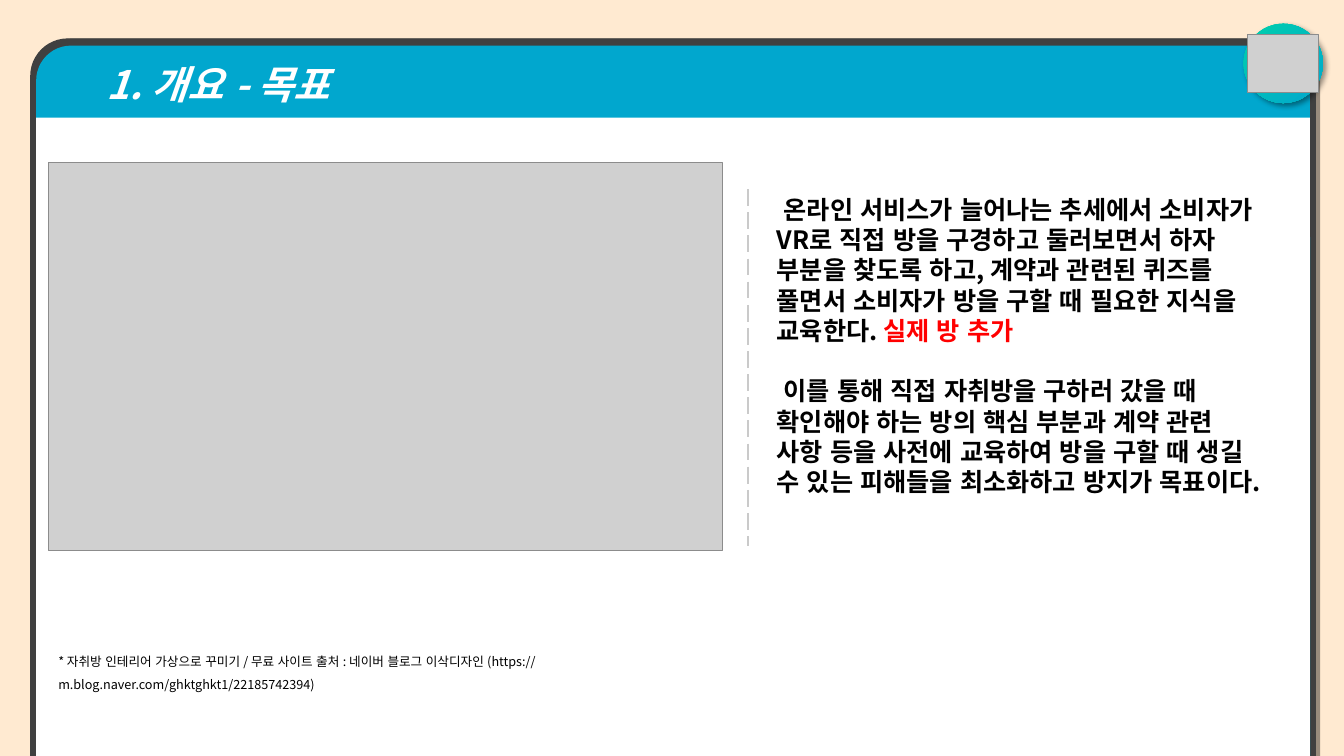
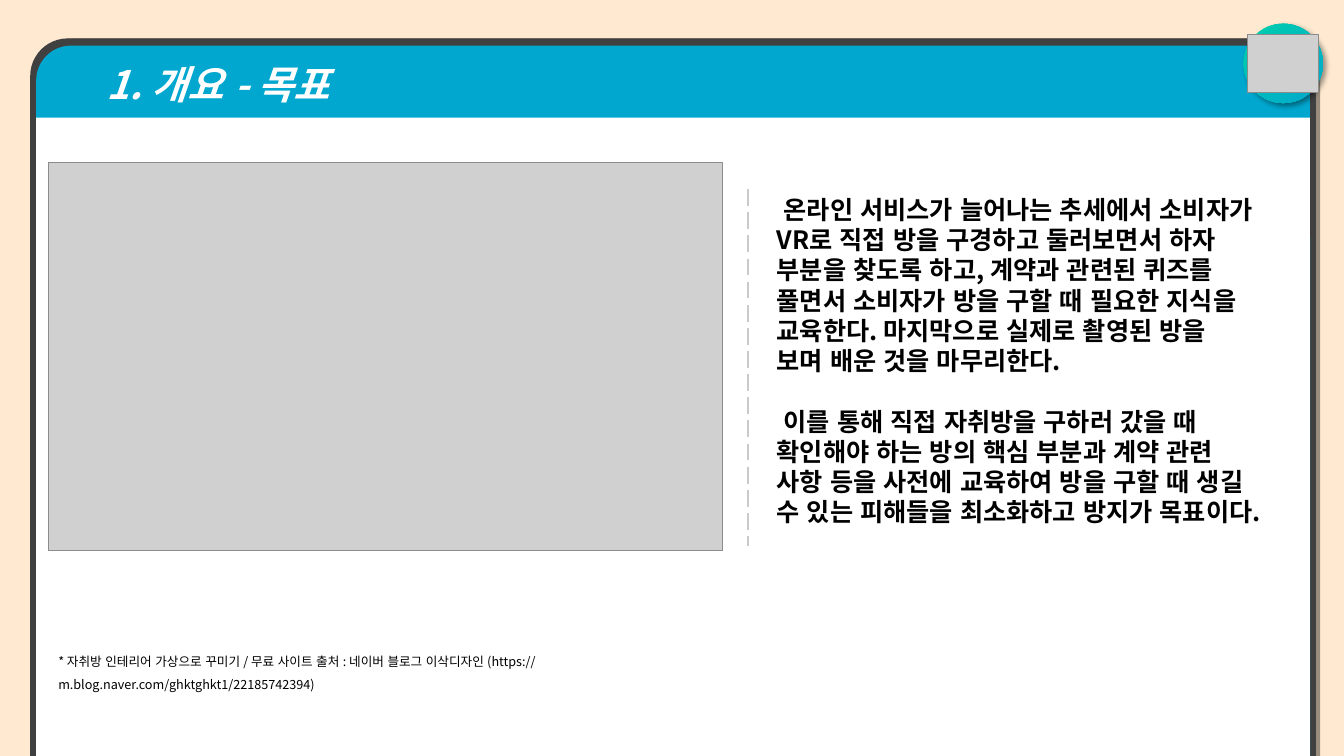
Before and after one commit to jangho1016/2022_1_CapstoneDesign, a slide deck: slide 4 of Final Assignments/파라노이드 팀 발표용 PPT.pptx. Drawn at 1344x756 pixels with LibreOffice and Linux fonts; fonts in the diff are those of the drawing; grey boxes stand for pictures. Boxes give left, top, right and bottom in pixels: in the first picture for what was removed or moved away, otherwise in the second. Text is boxed around its words. In the diff, an @@ line names an element or a change of style, - is before the commit and + after.

```diff
--- a/Final Assignments/파라노이드 팀 발표용 PPT.pptx
+++ b/Final Assignments/파라노이드 팀 발표용 PPT.pptx
@@ text at (777, 198, 1253, 373): text changed @@
-온라인 서비스가 늘어나는 추세에서 소비자가 VR로 직접 방을 구경하고 둘러보면서 하자 부분을 찾도록 하고, 계약과 관련된 퀴즈를 풀면서 소비자가 방을 구할 때 필요한 지식을 교육한다. 실제 방 추가
+온라인 서비스가 늘어나는 추세에서 소비자가 VR로 직접 방을 구경하고 둘러보면서 하자 부분을 찾도록 하고, 계약과 관련된 퀴즈를 풀면서 소비자가 방을 구할 때 필요한 지식을 교육한다. 마지막으로 실제로 촬영된 방을 보며 배운 것을 마무리한다.
```
Also in this commit, not shown: 3 other slides changed, 5 slides added.
